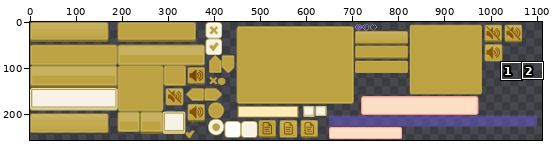
File history of a sprite sheet, Dev_class5_handout/Game/gui/yellowSheet.png. Above: a wide view before the commit, with the close-up outlined.
Close-up. Before the commit:
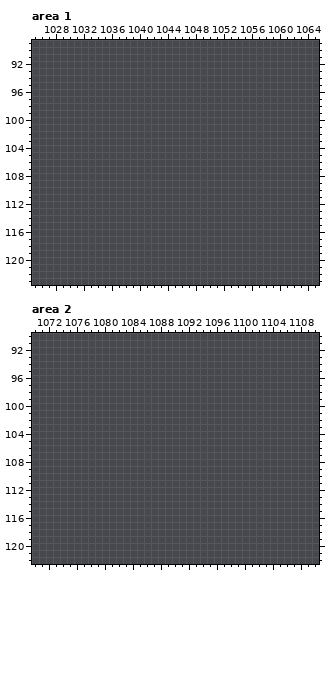
The file is 1111x256 pixels. Pixels under 10% opacity are left out. Colours within 5 levels of each other are drawn and written as one. Shown: area 1: x 1025..1065, y 89..123; area 2: x 1070..1110, y 90..122. The commit also changed other parts of the picture, which this record leaves out.
The same view after the edit:
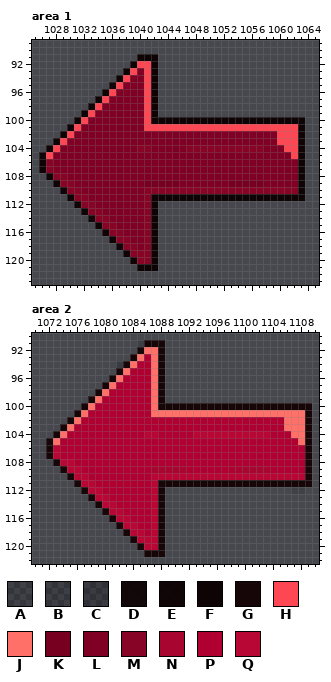
Palette (. is transparent): A #0000001a  B #00000021  C #0000002e  D #0f0405f2  E #0f0405f9  F #0f0405  G #170608  H #ff4753  J #ff7168  K #770021  L #7f0024  M #870427  N #a80530  P #af0031  Q #b80635
The edit:
Changed rows in their new state; - is an unchanged pixel.
Area 1:
first column x 1026:
 91 --------------FFF---------------------
 92 -------------FHHF---------------------
 93 ------------FHLHF---------------------
 94 -----------FHLLHF---------------------
 95 ----------EHLLLHF---------------------
 96 ---------FHLLLLHF---------------------
 97 --------FHLLLLLHF---------------------
 98 -------FHLLLLLLHF---------------------
 99 ------FHLLLLLLLHF---------------------
100 -----FHLLLLLLLLHFFFFFFFFFFFFFFFFFFFFFF
101 ----FHLLLLLLLLLHHHHHHHHHHHHHHHHHHHHHHF
102 ---FHLLLLLLLLLLLLLLLLLLLLLLLLLLLLLHHHF
103 --FHLLLLLLLLLLLLLLLLLLLLLLLLLLLLLLHHHF
104 -FHLLLLLLLLLLLMMLLLLLMMMMMMMMMMMLLLHHF
105 EHLLLLLLLLLLLLLLLLLLLLLLLLLLLLLLLLLLHF
106 FMLLLLLLLLLLLLLLLLLLLLLLLLLLLLLLLLLLLF
107 FMLLLLLLLLLLLLLLLLLLLLLLLLLLLLLLLLLLLF
108 -FMMLLLLLLLLLLLLLLLLLLLLLLLLLLLLLLLLLF
109 --FMMLLLLLLLLLLKKKKKLLLLLLLKKKKKLLLLLF
110 ---FMMLLLLLLLLLMMMMMMMMMMMMMMMMMMMMMMF
111 ----FMMLLLLLLLLMFFFFFFFFFFFFFFFFFFFFFF
112 -----FMMLLLLLLLMF---------------------
113 ------FMMLLLLLLMF---------------------
114 -------DMMLLLLLMF---------------------
115 --------FMMLLLLMF---------------------
116 ---------FMMLLLMF---------------------
117 ----------FMMLLMF---------------------
118 -----------EMMLMF---------------------
119 ------------FMMMF---------------------
120 -------------FMMF---------------------
121 --------------FFF---------------------
Area 2:
first column x 1072:
 91 -------------BGGG---------------------
 92 -------------GJJG---------------------
 93 ------------GJPJG---------------------
 94 ----------CGJPPJG---------------------
 95 ----------GJPPPJG---------------------
 96 ---------GJPPPPJG---------------------
 97 --------GJPPPPPJG---------------------
 98 -------GJPPPPPPJG---------------------
 99 ------GJPPPPPPPJG---------------------
100 -----GJPPPPPPPPJGGGGGGGGGGGGGGGGGGGGGG
101 ----GJPPPPPPPPPJJJJJJJJJJJJJJJJJJJJJJG
102 ---GJPPPPPPPPPPPPPPPPPPPPPPPPPPPPPJJJG
103 --GJPPPPPPPPPPPPPPPPPPPPPPPPPPPPPPJJJG
104 -GJPPPPPPPPPPPQQPPPPPQQQQQQQQQQQPPPJJG
105 GJPPPPPPPPPPPPPPPPPPPPPPPPPPPPPPPPPPJG
106 GQPPPPPPPPPPPPPPPPPPPPPPPPPPPPPPPPPPPG
107 GQPPPPPPPPPPPPPPPPPPPPPPPPPPPPPPPPPPPG
108 -GQQPPPPPPPPPPPPPPPPPPPPPPPPPPPPPPPPPG
109 --GQQPPPPPPPPPPNNNNNPPPPPPPNNNNNPPPPPG
110 ---GQQPPPPPPPPPQQQQQQQQQQQQQQQQQQQQQQG
111 ----GQQPPPPPPPPQGGGGGGGGGGGGGGGGGGGGGG
112 -----GQQPPPPPPPQG------------------AA-
113 ------GQQPPPPPPQG---------------------
114 -------GQQPPPPPQG---------------------
115 --------GQQPPPPQG---------------------
116 ---------GQQPPPQG---------------------
117 ----------GQQPPQG---------------------
118 -----------GQQPQG---------------------
119 ------------GQQQG---------------------
120 -------------GQQG---------------------
121 --------------GGG---------------------
